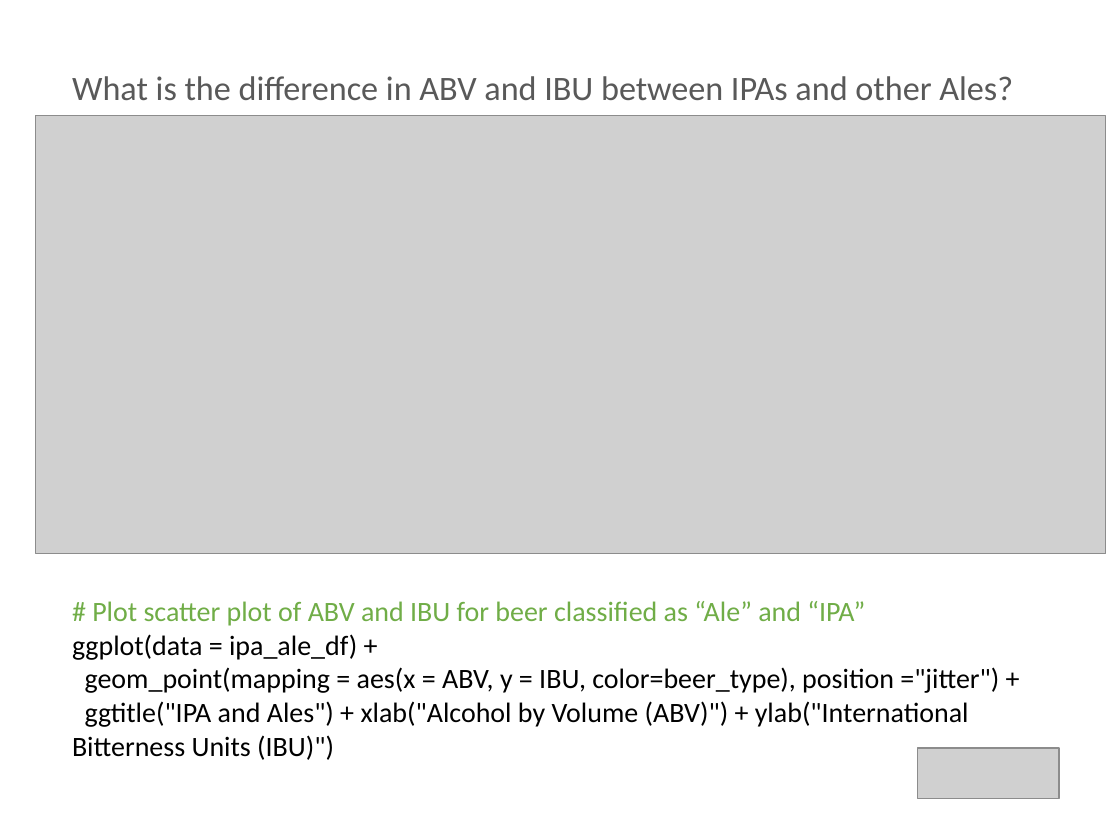
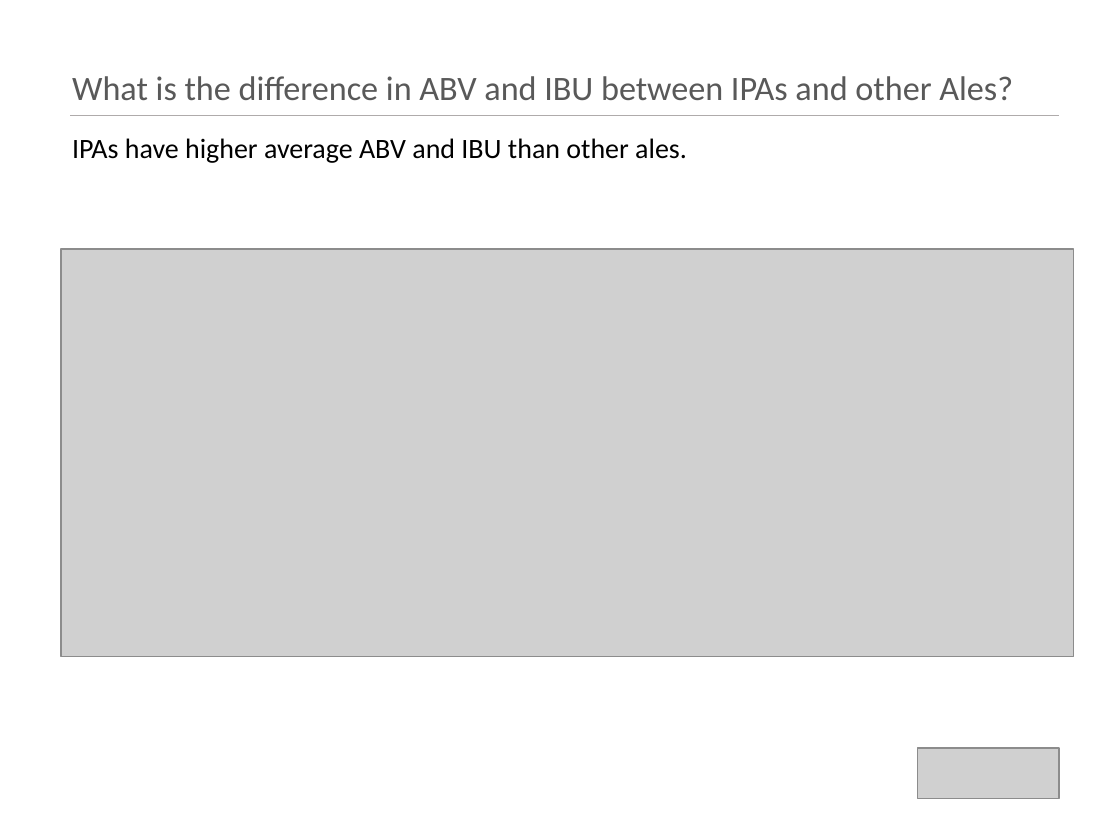
Before and after one commit to kristxh/6306-CaseStudy1-Beer, a slide deck: slide 9 of case_study_1_budweiser.pptx (slide 21 before the commit). Drawn at 1120x840 pixels with LibreOffice and Linux fonts; fonts in the diff are those of the drawing; grey boxes stand for pictures. Boxes give left, top, right and bottom in pixels: in the first picture for what was removed or moved away, otherwise in the second. Text is boxed around its words. In the diff, an @@ line names an element or a change of style, - is before the commit and + after.

```diff
--- a/case_study_1_budweiser.pptx
+++ b/case_study_1_budweiser.pptx
@@ text added at [72,138,687,163], 18 pt, text #000000 @@
+IPAs have higher average ABV and IBU than other ales.
@@ picture: place and size @@
-picture at [36,115,1105,553]
+picture at [60,249,1073,656]
@@ text removed at [72,601,999,760] @@
-# Plot scatter plot of ABV and IBU for beer classified as “Ale” and “IPA”
-ggplot(data = ipa_ale_df) +
-geom_point(mapping = aes(x = ABV, y = IBU, color=beer_type), position ="jitter") +
-ggtitle("IPA and Ales") + xlab("Alcohol by Volume (ABV)") + ylab("International Bitterness Units (IBU)")
```
Also in this commit, not shown: 12 other slides changed, 9 slides removed.
